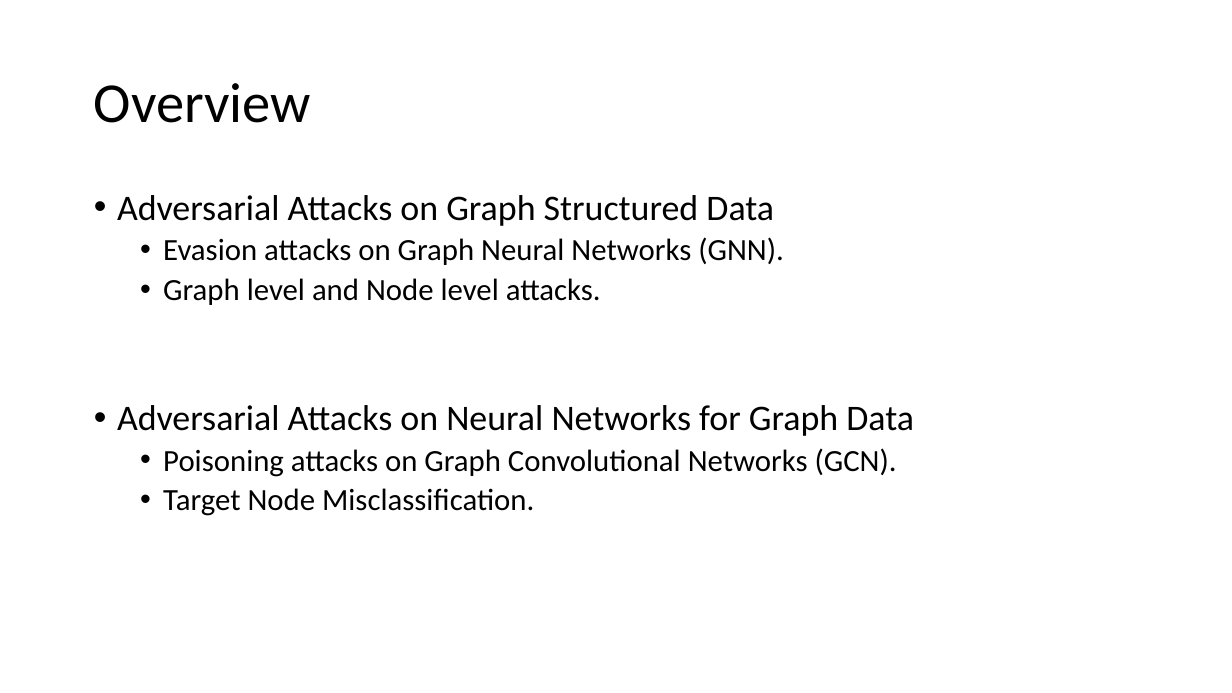
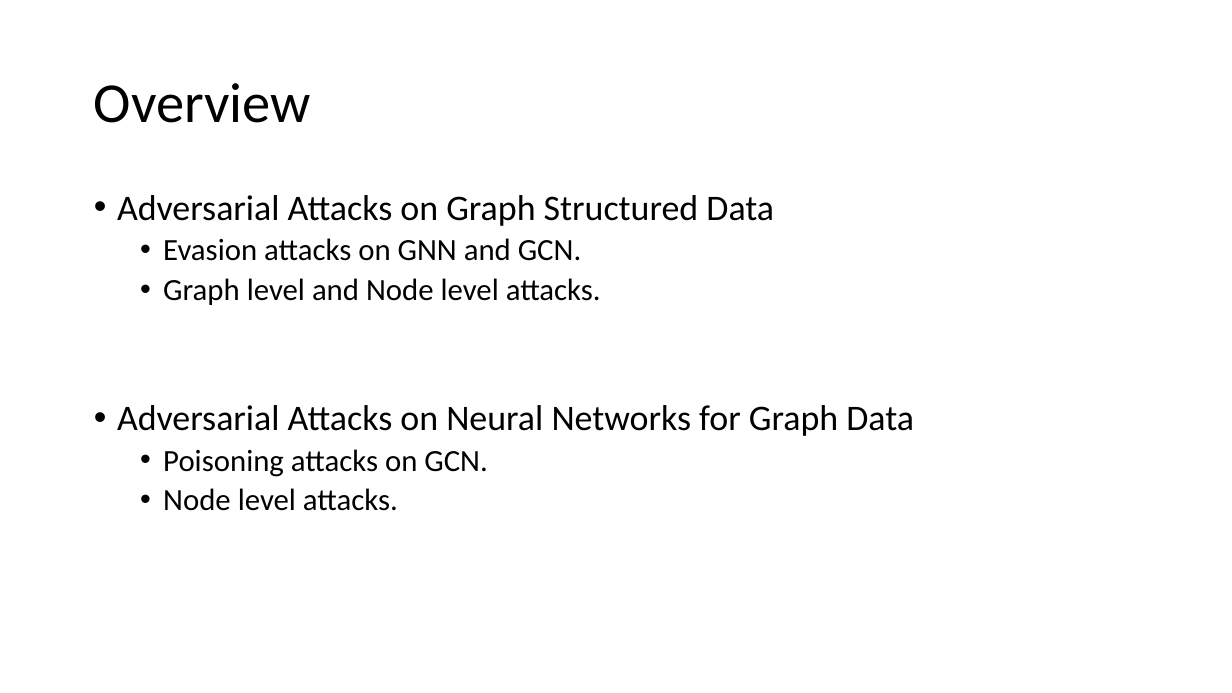
Before and after one commit to aisecure/aisecure.github.io, a slide deck: slide 6 of TEACHING/files/2019/1029/CS598AML_AmishGoel.pptx (slide 2 before the commit). Drawn at 1232x693 pixels with LibreOffice and Linux fonts; fonts in the diff are those of the drawing. Boxes give left, top, right and bottom in pixels: in the first picture for what was removed or moved away, otherwise in the second. Text is boxed around its words. In the diff, an @@ line names an element or a change of style, - is before the commit and + after.

Commit message:
Update 10/29 slides

```diff
--- a/TEACHING/files/2019/1029/CS598AML_AmishGoel.pptx
+++ b/TEACHING/files/2019/1029/CS598AML_AmishGoel.pptx
@@ text at (x1=163, y1=238, x2=581, y2=261): text changed @@
-  • Evasion attacks on Graph Neural Networks (GNN).
+  • Evasion attacks on GNN and GCN.
@@ text at (x1=163, y1=449, x2=487, y2=511): text changed @@
-  • Poisoning attacks on Graph Convolutional Networks (GCN).
-  • Target Node Misclassification.
+  • Poisoning attacks on GCN.
+  • Node level attacks.
```
Also in this commit, not shown: 4 other slides changed, 4 slides added, 1 slide removed.
